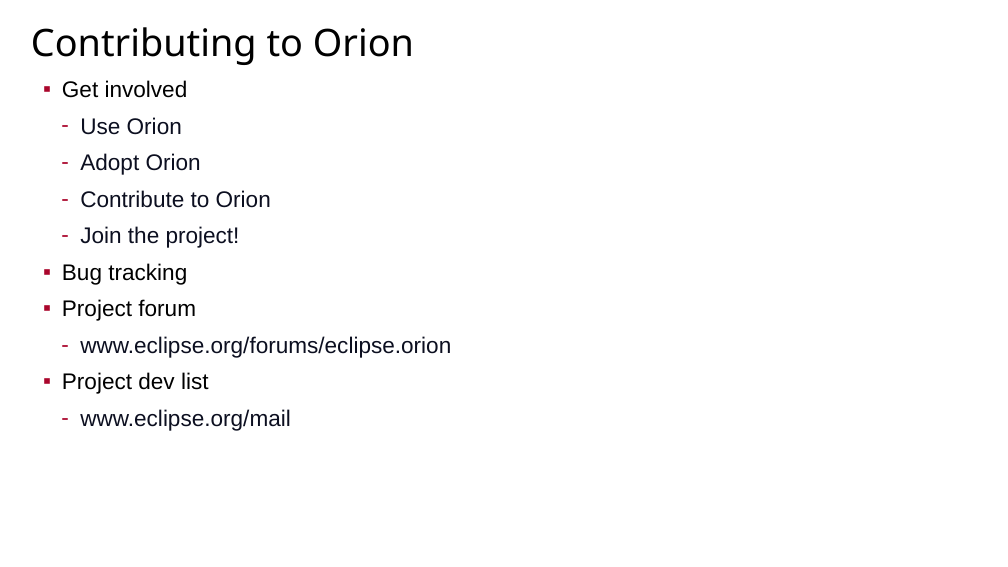
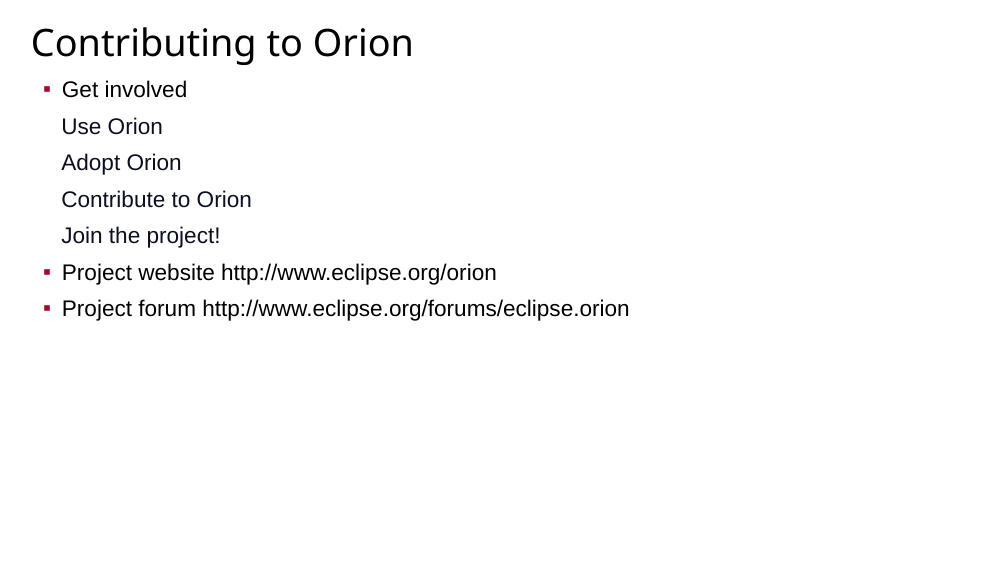
Before and after one commit to sfmccourt/oscon, a slide deck: slide 18 of osconorion.odp. Drawn at 1008x567 pixels with LibreOffice and Linux fonts; fonts in the diff are those of the drawing; background and template pictures are left out. Boxes give left, top, right and bottom in pixels: in the first picture for what was removed or moved away, otherwise in the second. Text is boxed around its words. In the diff, an @@ line names an element or a change of style, - is before the commit and + after.

```diff
--- a/osconorion.odp
+++ b/osconorion.odp
@@ text at (49, 117, 252, 248): bullet - to –; bullet colour #AA062C to #FFFFFF @@
@@ text at (62, 263, 629, 321): text changed; text colour #0C0F20 to #000000 @@
-▪ Bug tracking
-▪ Project forum
-  – www.eclipse.org/forums/eclipse.orion
-▪ Project dev list
-  – www.eclipse.org/mail
+▪ Project website http://www.eclipse.org/orion
+▪ Project forum http://www.eclipse.org/forums/eclipse.orion
```
Also in this commit, not shown: 10 other slides changed, 1 other file.
